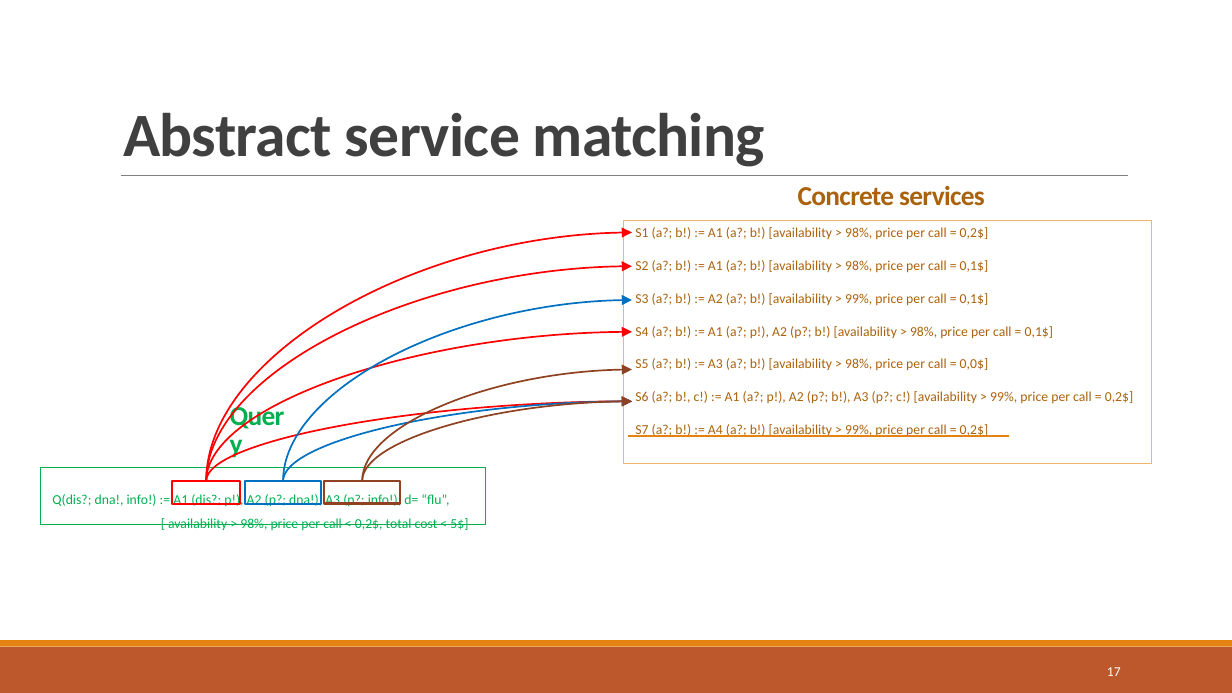
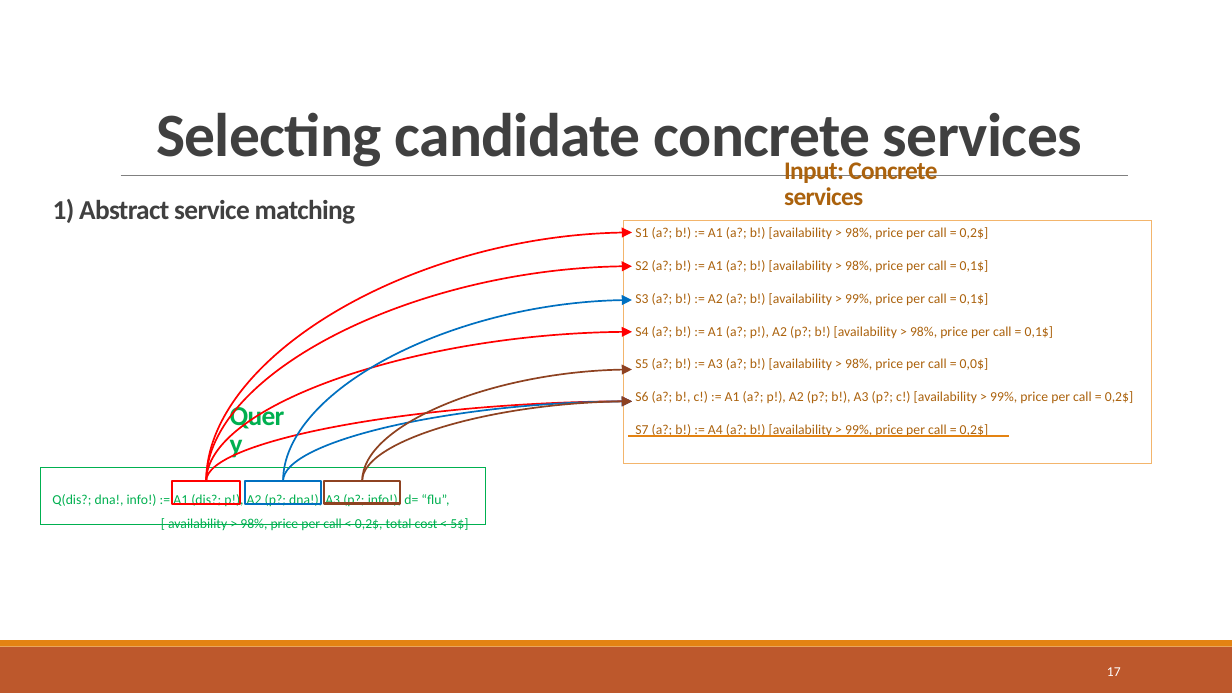
Before and after one commit to danielboni/DanielCarvalho-PhD, a slide deck: slide 17 of Presentations/ADBIS 2016/ADBIS-2016-Presentation.pptx. Drawn at 1232x693 pixels with LibreOffice and Linux fonts; fonts in the diff are those of the drawing. Boxes give left, top, right and bottom in pixels: in the first picture for what was removed or moved away, otherwise in the second. Text is boxed around its words. In the diff, an @@ line names an element or a change of style, - is before the commit and + after.

```diff
--- a/Presentations/ADBIS 2016/ADBIS-2016-Presentation.pptx
+++ b/Presentations/ADBIS 2016/ADBIS-2016-Presentation.pptx
@@ title at bbox=[156, 112, 1082, 171]: text changed @@
-Abstract service matching
+Selecting candidate concrete services
@@ text at bbox=[784, 162, 937, 205]: text changed; size 16 to 14.8 pt @@
-Concrete services
+Input: Concrete services
@@ text added at bbox=[53, 199, 355, 224], 16 pt, text #404040, bold @@
+1) Abstract service matching
```
Also in this commit, not shown: 5 other slides changed.
